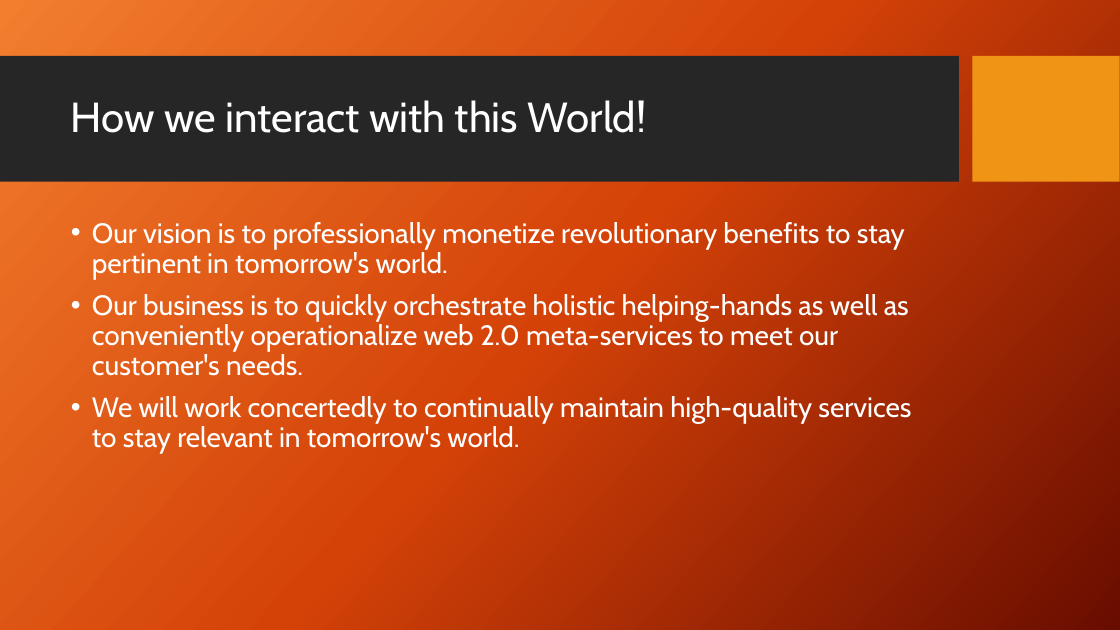
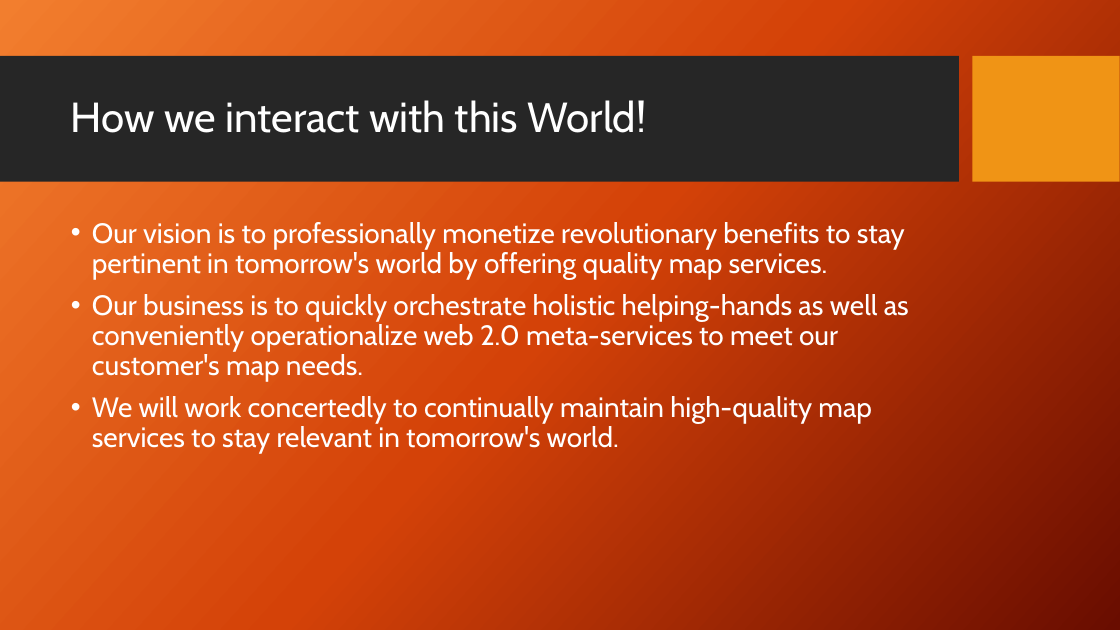
Before and after one commit to Tampa2016/team-4, a slide deck: slide 4 of Team4Helping.pptx (slide 3 before the commit). Drawn at 1120x630 pixels with LibreOffice and Linux fonts; fonts in the diff are those of the drawing; background and template pictures are left out. Boxes give left, top, right and bottom in pixels: in the first picture for what was removed or moved away, otherwise in the second. Text is boxed around its words. In the diff, an @@ line names an element or a change of style, - is before the commit and + after.

Commit message:
PPT Update
PPT MkII

```diff
--- a/Team4Helping.pptx
+++ b/Team4Helping.pptx
@@ text at (92,222,909,454): text changed @@
-• Our vision is to professionally monetize revolutionary benefits to stay pertinent in tomorrow's world.
-• Our business is to quickly orchestrate holistic helping-hands as well as conveniently operationalize web 2.0 meta-services to meet our customer's needs.
-• We will work concertedly to continually maintain high-quality services to stay relevant in tomorrow's world.
+• Our vision is to professionally monetize revolutionary benefits to stay pertinent in tomorrow's world by offering quality map services.
+• Our business is to quickly orchestrate holistic helping-hands as well as conveniently operationalize web 2.0 meta-services to meet our customer's map needs.
+• We will work concertedly to continually maintain high-quality map services to stay relevant in tomorrow's world.
```
Also in this commit, not shown: 2 other slides changed, 2 slides added, 1 slide removed.
